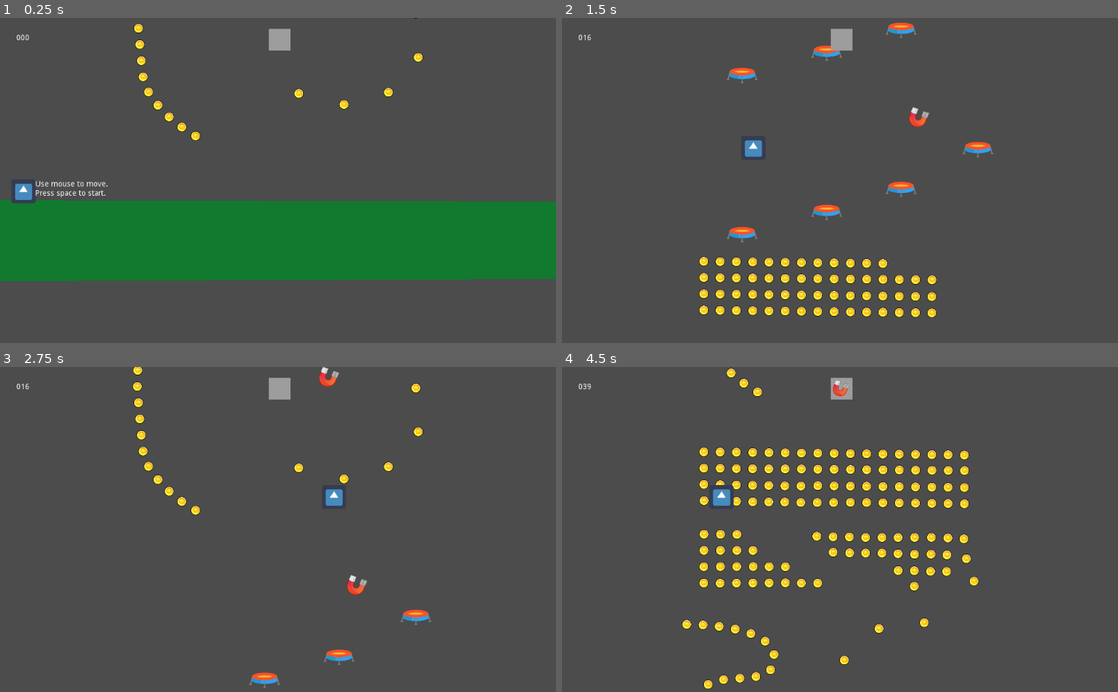
Above: before the commit, frames 1-4 (two rows, left to right).
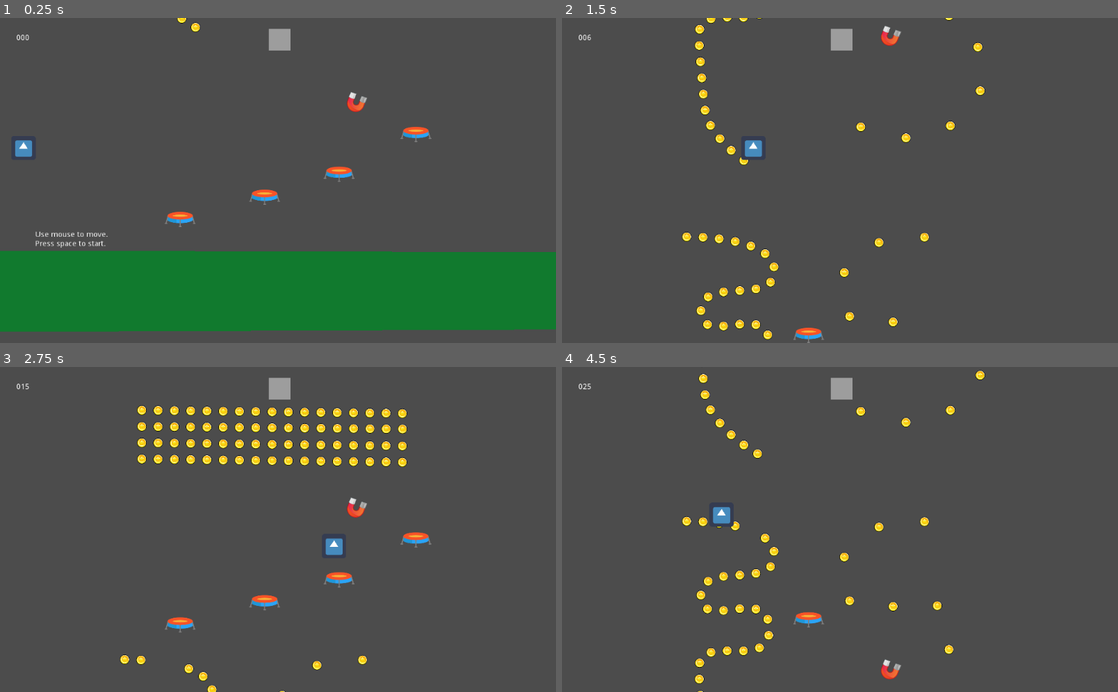
Above: after the commit, the same moments.

Repository: t-karcher/Mega_Jump
Game: Godot game, scene res://World.tscn
Same seed, same stepped clock (60 frames per second), same inputs: the game is played once before the commit and once after it. The engine's default icon, where the game draws it, is replaced by a stand-in: a white triangle on a blue panel in a dark square.
Inputs (mouse positions are in pixels of both pictures, inside the frame that each line leads up to):
- Up to frame 1 (0.25 s): no input
- Up to frame 2 (1.5 s): tap Space (ui_select) at 0.5, 0.77 s; move the mouse to (962, 164) at 0.52 s; move the mouse to (728, 196) at 1.27 s
- Up to frame 3 (2.75 s): tap Space (ui_select) at 1.52 s; move the mouse to (333, 458) at 2.02 s
- Up to frame 4 (4.5 s): move the mouse to (812, 594) at 2.77 s; tap Space (ui_select) at 3.02, 3.77 s; move the mouse to (1006, 578) at 3.52 s; move the mouse to (673, 480) at 4.27 s

The runs differ from the first frame. In frame 1, 33% of the frame differs, in the area x 0-100%, y 0-97%; in frame 2, 5.3%; in frame 3, 5.5%; in frame 4, 7.6%.

Commit message:
Rocket powerup implemented

Diff:
--- a/HUD.gd
+++ b/HUD.gd
@@ -3,7 +3,8 @@
 onready var coin_coint_label = $CoinCountLabel
 onready var world = get_parent()
 onready var powerups = {
-	"Magnet": $PowerUps/Magnet
+	"Magnet": $PowerUps/Magnet,
+	"Rocket": $PowerUps/Rocket
 	# add more powerups here
 }
 
--- a/Player.gd
+++ b/Player.gd
@@ -1,10 +1,12 @@
 extends KinematicBody2D
 
 const GRAVITY = 40
-var speed: Vector2 = Vector2.ZERO
+var rocket_boost : float = 0
+var speed := Vector2.ZERO
 
 onready var world : Node2D = get_parent()
 onready var magnetic_field : CollisionShape2D = $MagneticField/CollisionShape2D
+onready var rocket_fire : Particles2D = $RocketFire
 
 func _ready():
 	# magnetic field is disabled by default
@@ -16,6 +18,8 @@
 	if abs(target_x - position.x) > 1:
 		speed.x = clamp((target_x - position.x) / 6, -50, 50)
 	speed.y += GRAVITY * delta
+	if rocket_boost != 0:
+		speed.y = min(speed.y, rocket_boost)
 	position += speed
 	if position.y > 20: position.y = 20
 
@@ -30,11 +34,23 @@
 func react_to_magnet():
 	world.active_powerup = "Magnet"
 
+func react_to_rocket():
+	world.active_powerup = "Rocket"
+
 func _on_powerup_changed(new_powerup):
-	if new_powerup == "Magnet":
-		magnetic_field.set_deferred("disabled", false)
-	else:
-		magnetic_field.set_deferred("disabled", true)
+	match new_powerup:
+		"Magnet":
+			magnetic_field.set_deferred("disabled", false)
+			rocket_boost = 0
+			rocket_fire.emitting = false
+		"Rocket":
+			magnetic_field.set_deferred("disabled", true)
+			rocket_boost = -15
+			rocket_fire.emitting = true
+		_:
+			magnetic_field.set_deferred("disabled", true)
+			rocket_boost = 0
+			rocket_fire.emitting = false
 
 func _input(event):
 	if event.is_action_pressed("ui_select"):
--- a/Player.tscn
+++ b/Player.tscn
@@ -8,6 +8,17 @@
 
 [sub_resource type="CircleShape2D" id=2]
 radius = 111.76
+
+[sub_resource type="ParticlesMaterial" id=3]
+flag_disable_z = true
+direction = Vector3( 0, 1, 0 )
+spread = 34.11
+initial_velocity = 256.0
+initial_velocity_random = 0.2
+orbit_velocity = 0.0
+orbit_velocity_random = 0.0
+scale = 5.0
+color = Color( 0.145098, 0.682353, 0.192157, 1 )
 
 [node name="Player" type="KinematicBody2D"]
 script = ExtResource( 1 )
@@ -37,3 +48,9 @@
 
 [node name="CollisionShape2D" type="CollisionShape2D" parent="MagneticField"]
 shape = SubResource( 2 )
+
+[node name="RocketFire" type="Particles2D" parent="."]
+emitting = false
+amount = 50
+local_coords = false
+process_material = SubResource( 3 )
--- /dev/null
+++ b/Segments/CoinsAndRocket.tscn
@@ -0,0 +1,44 @@
+[gd_scene load_steps=7 format=2]
+
+[ext_resource path="res://Segments/CoinChain/CoinChain.tscn" type="PackedScene" id=1]
+[ext_resource path="res://Segments/Segment.gd" type="Script" id=2]
+[ext_resource path="res://Segments/Rocket/Rocket.tscn" type="PackedScene" id=3]
+
+[sub_resource type="Curve2D" id=1]
+resource_local_to_scene = true
+_data = {
+"points": PoolVector2Array( 0, 0, 0, 0, 0.345978, 28.077, 7.236e-05, -65.4065, -7.236e-05, 65.4065, 125.9, 265.325, 8.39233e-05, -67.7849, -8.39233e-05, 67.7849, 22.6627, 507.156, -89.7432, -94.2496, 89.7432, 94.2496, 178.226, 809.797 )
+}
+
+[sub_resource type="Curve2D" id=2]
+resource_local_to_scene = true
+_data = {
+"points": PoolVector2Array( -150.871, 177.1, 150.871, -177.1, 24.2347, 520.801, 2.82843, 73.5391, -2.82843, -73.5391, 171.313, 229.473, 3.56764, 89.1907, -3.56764, -89.1907, 59.59, -12.3571, -116.518, 146.875, 116.518, -146.875, 162.828, -271.158 )
+}
+
+[sub_resource type="Curve2D" id=3]
+resource_local_to_scene = true
+_data = {
+"points": PoolVector2Array( 0, 0, 0, 0, 227.724, 384.119, -0.320084, -120.015, 0.320084, 120.015, 343.689, 507.156, 73.4757, -3.53519, -73.4757, 3.53519, 234.795, 651.406, 1.15748, 47.0541, -1.15748, -47.0541, 96.2018, 546.754, -143.091, -4.1452, 143.091, 4.1452, 223.481, 381.291 )
+}
+
+[node name="Segment" type="Node2D"]
+script = ExtResource( 2 )
+
+[node name="CoinChain" parent="." instance=ExtResource( 1 )]
+position = Vector2( 5.65686, 14.1421 )
+curve = SubResource( 1 )
+
+[node name="CoinChain2" parent="." instance=ExtResource( 1 )]
+position = Vector2( 257.229, 301.724 )
+curve = SubResource( 2 )
+
+[node name="CoinChain3" parent="." instance=ExtResource( 1 )]
+position = Vector2( 4.24261, 21.2132 )
+curve = SubResource( 3 )
+
+[node name="LowerRightCorner" type="Position2D" parent="."]
+position = Vector2( 510.267, 875.073 )
+
+[node name="Rocket" parent="." instance=ExtResource( 3 )]
+position = Vector2( 224.86, 534.573 )
--- /dev/null
+++ b/Segments/Rocket/Rocket.gd
@@ -0,0 +1,6 @@
+extends Area2D
+
+func _on_Rocket_body_entered(body):
+	if body.has_method("react_to_magnet"):
+		body.react_to_rocket()
+		queue_free()
--- /dev/null
+++ b/Segments/Rocket/Rocket.tscn
@@ -0,0 +1,20 @@
+[gd_scene load_steps=4 format=2]
+
+[ext_resource path="res://Segments/Rocket/rocket.png" type="Texture" id=1]
+[ext_resource path="res://Segments/Rocket/Rocket.gd" type="Script" id=2]
+
+[sub_resource type="CapsuleShape2D" id=1]
+height = 34.5508
+
+[node name="Rocket" type="Area2D"]
+script = ExtResource( 2 )
+
+[node name="rocket" type="Sprite" parent="."]
+scale = Vector2( 0.193457, 0.193457 )
+texture = ExtResource( 1 )
+
+[node name="CollisionShape2D" type="CollisionShape2D" parent="."]
+position = Vector2( -0.420456, -3.36358 )
+rotation = -0.760963
+shape = SubResource( 1 )
+[connection signal="body_entered" from="." to="." method="_on_Rocket_body_entered"]
--- a/World.gd
+++ b/World.gd
@@ -12,7 +12,8 @@
 var segments = [
 	preload("res://Segments/CurlyChains.tscn"),
 	preload("res://Segments/FilledRect.tscn"),
-	preload("res://Segments/Trampolins.tscn")
+	preload("res://Segments/Trampolins.tscn"),
+	preload("res://Segments/CoinsAndRocket.tscn")
 	#TODO: Add more segments here
 ]
 
--- a/World.tscn
+++ b/World.tscn
@@ -1,7 +1,8 @@
-[gd_scene load_steps=5 format=2]
+[gd_scene load_steps=6 format=2]
 
 [ext_resource path="res://World.gd" type="Script" id=1]
 [ext_resource path="res://Player.tscn" type="PackedScene" id=2]
+[ext_resource path="res://Segments/Rocket/rocket.png" type="Texture" id=3]
 [ext_resource path="res://HUD.gd" type="Script" id=4]
 [ext_resource path="res://Segments/Magnet/magnet.png" type="Texture" id=5]
 
@@ -25,7 +26,7 @@
 }
 
 [node name="PowerUpTimer" type="Timer" parent="."]
-wait_time = 10.0
+wait_time = 8.0
 one_shot = true
 
 [node name="Player" parent="." instance=ExtResource( 2 )]
@@ -58,4 +59,10 @@
 scale = Vector2( 0.292893, 0.292893 )
 texture = ExtResource( 5 )
 centered = false
+
+[node name="Rocket" type="Sprite" parent="HUD/PowerUps"]
+visible = false
+position = Vector2( 19.7988, 20.5061 )
+scale = Vector2( 0.143738, 0.143738 )
+texture = ExtResource( 3 )
 [connection signal="timeout" from="PowerUpTimer" to="." method="_on_PowerUpTimer_timeout"]
Not shown: 1 places in Player.tscn that only renumber resources
